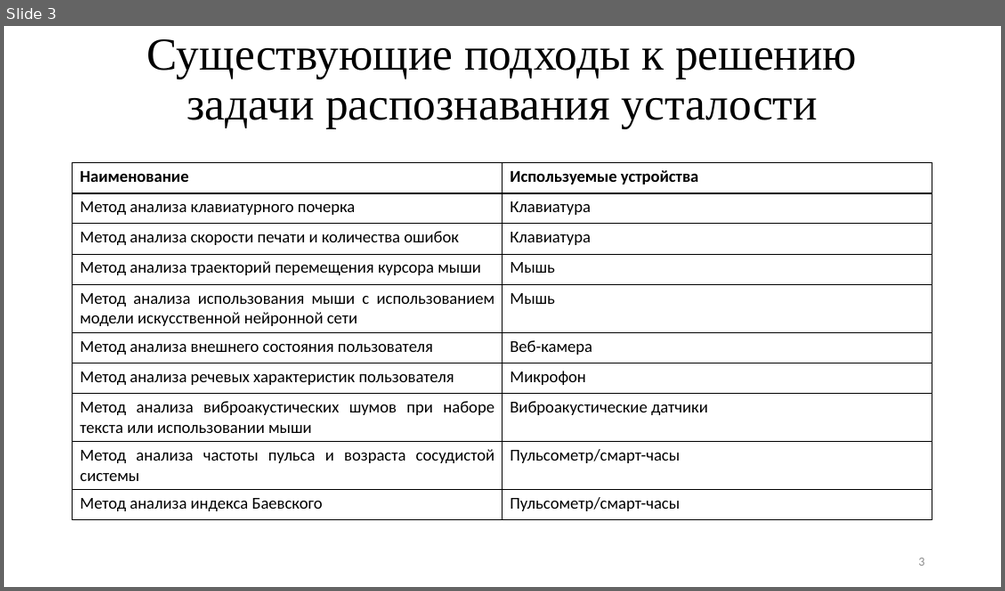
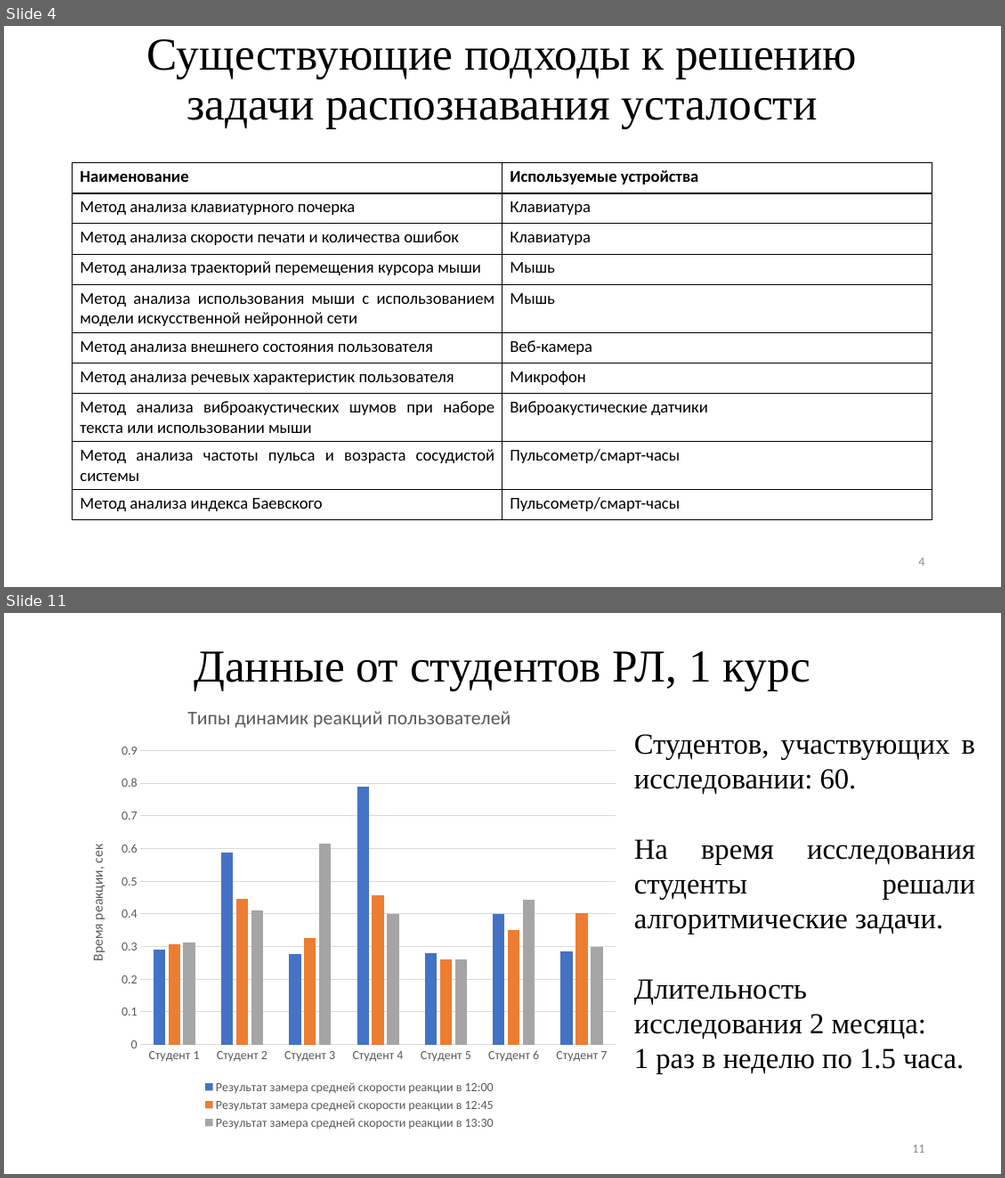
Before and after one commit to TheSawIsTheLaw/FatigueRecognitionSystem, a slide deck: Presentation/presentation.pptx. Shown one above the other, each under a label of ours: slide 3 before the commit, slides 4 and 11 after it; the slides between them are not shown. The pictures are 1005x591 and 1005x1178 pixels, drawn with LibreOffice and Linux fonts; fonts in the diff are those of the drawing. Boxes give left, top, right and bottom in pixels: in the first picture for what was removed or moved away, otherwise in the second. Text is boxed around its words. In the diff, an @@ line names an element or a change of style, - is before the commit and + after.

```diff
--- a/Presentation/presentation.pptx
+++ b/Presentation/presentation.pptx
@@ slide 11 added at box(4, 613, 1001, 1174), background #FFFFFF @@
@@ title added at box(194, 651, 810, 691), 44 pt, text #000000 @@
+Данные от студентов РЛ, 1 курс
@@ column chart added at box(73, 690, 627, 1134) @@
+title "Типы динамик реакций пользователей "
+categories: Студент 1, Студент 2, Студент 3, Студент 4, Студент 5, Студент 6, Студент 7
+Результат замера средней скорости реакции в 12:00: 0.29, 0.59, 0.28, 0.79, 0.28, 0.4, 0.29
+Результат замера средней скорости реакции в 12:45: 0.31, 0.45, 0.33, 0.46, 0.26, 0.35, 0.4
+Результат замера средней скорости реакции в 13:30: 0.31, 0.41, 0.61, 0.4, 0.26, 0.44, 0.3
@@ text added at box(634, 734, 975, 1073), 28 pt, text #000000 @@
+Студентов, участвующих в исследовании: 60.
+На время исследования студенты решали алгоритмические задачи.
+Длительность исследования 2 месяца:
+1 раз в неделю по 1.5 часа.
@@ page number added at box(912, 1144, 924, 1152), 12 pt, text #8C8C8C @@
+11
@@ what was slide 3 is now slide 4 @@
@@ page number at box(918, 557, 924, 565): text changed @@
-3
+4
```
Also in this commit, not shown: 12 slides changed, 1 other slide added, 29 other files.
